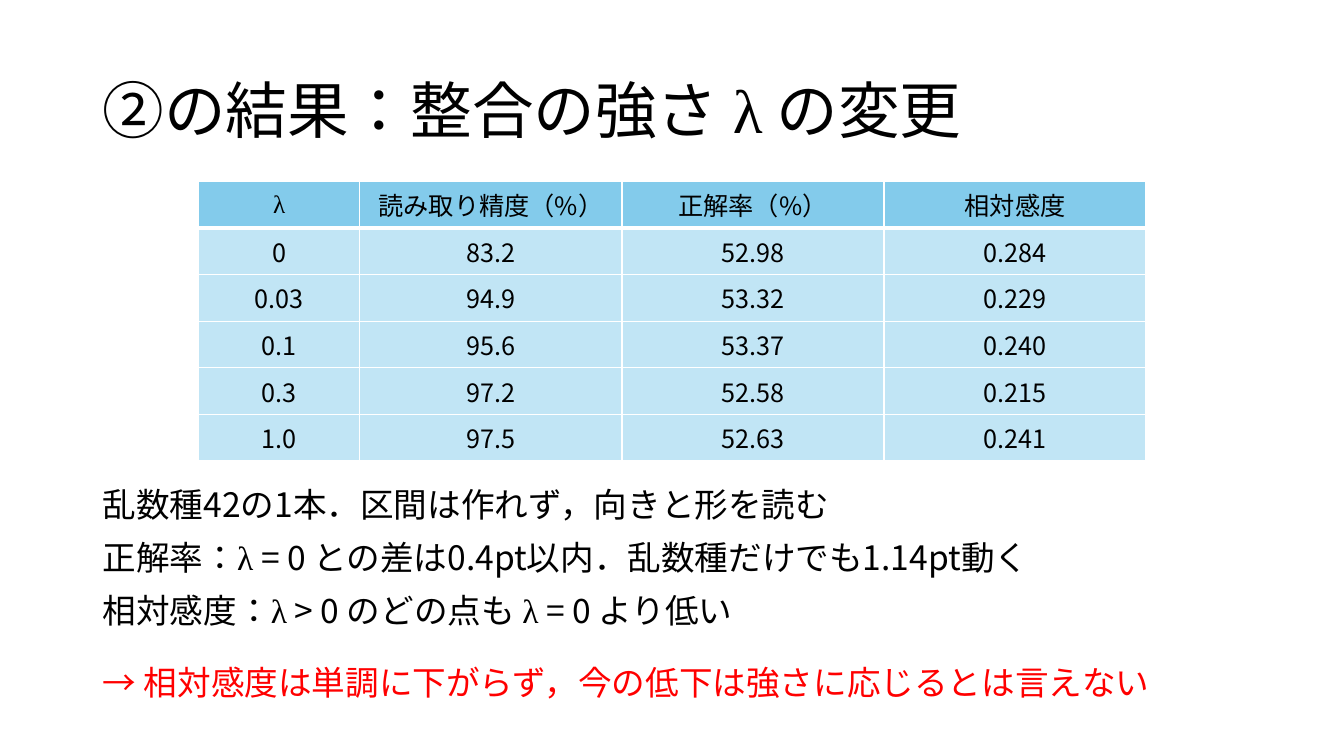
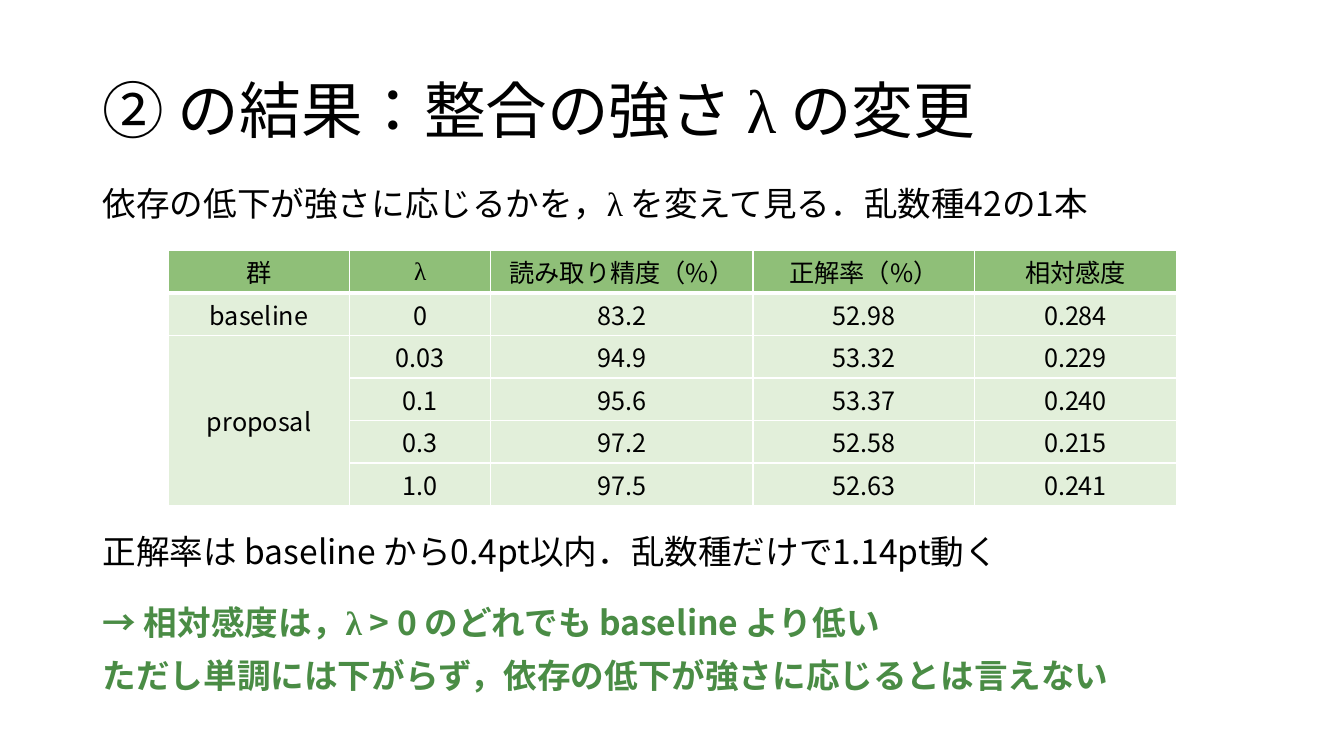
Before and after one commit to tomoking2004/taskalign, a slide deck: slide 10 of presentations/20261127_進捗報告.pptx (slide 12 before the commit). Drawn at 1344x756 pixels with LibreOffice and Linux fonts; fonts in the diff are those of the drawing. Boxes give left, top, right and bottom in pixels: in the first picture for what was removed or moved away, otherwise in the second. Text is boxed around its words. In the diff, an @@ line names an element or a change of style, - is before the commit and + after.

```diff
--- a/presentations/20261127_進捗報告.pptx
+++ b/presentations/20261127_進捗報告.pptx
@@ title at [102, 81, 975, 139]: spaces changed @@
-②の結果：整合の強さ λ の変更
+② の結果：整合の強さ λ の変更
@@ text added at [103, 187, 1088, 220], 24 pt, text #000000 @@
+依存の低下が強さに応じるかを，λ を変えて見る．乱数種42の1本
@@ table at [168, 250, 1177, 504] @@
+column 1: 群 | baseline | proposal |  |  | 
@@ table: place and size @@
-table at [199, 181, 1146, 454]
+table at [168, 250, 1177, 504]
@@ text at [103, 535, 998, 572]: text changed @@
-乱数種42の1本．区間は作れず，向きと形を読む
-正解率：λ = 0 との差は0.4pt以内．乱数種だけでも1.14pt動く
-相対感度：λ > 0 のどの点も λ = 0 より低い
+正解率は baseline から0.4pt以内．乱数種だけで1.14pt動く
@@ text at [103, 606, 1109, 693]: text changed; text colour #FF0000 to #4A8C45; bold on @@
-→ 相対感度は単調に下がらず，今の低下は強さに応じるとは言えない
+→ 相対感度は，λ > 0 のどれでも baseline より低い
+ただし単調には下がらず，依存の低下が強さに応じるとは言えない
```
Also in this commit, not shown: 5 other slides changed, 5 slides added, 8 slides removed, 2 other files.
